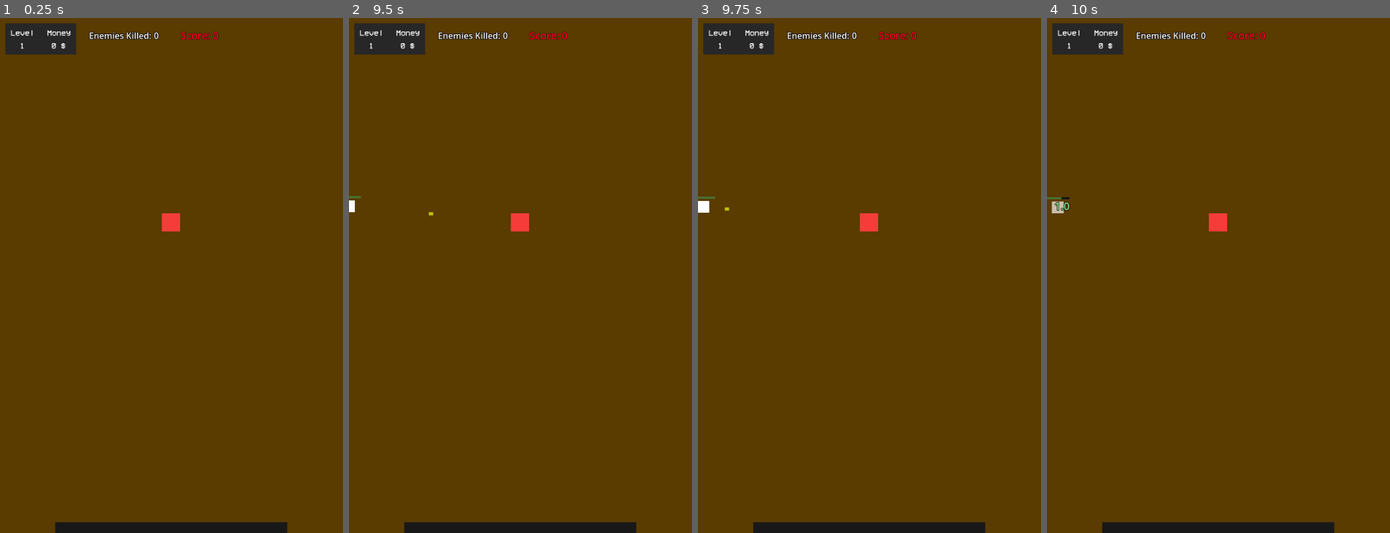
Above: before the commit, frames 1-4 (left to right).
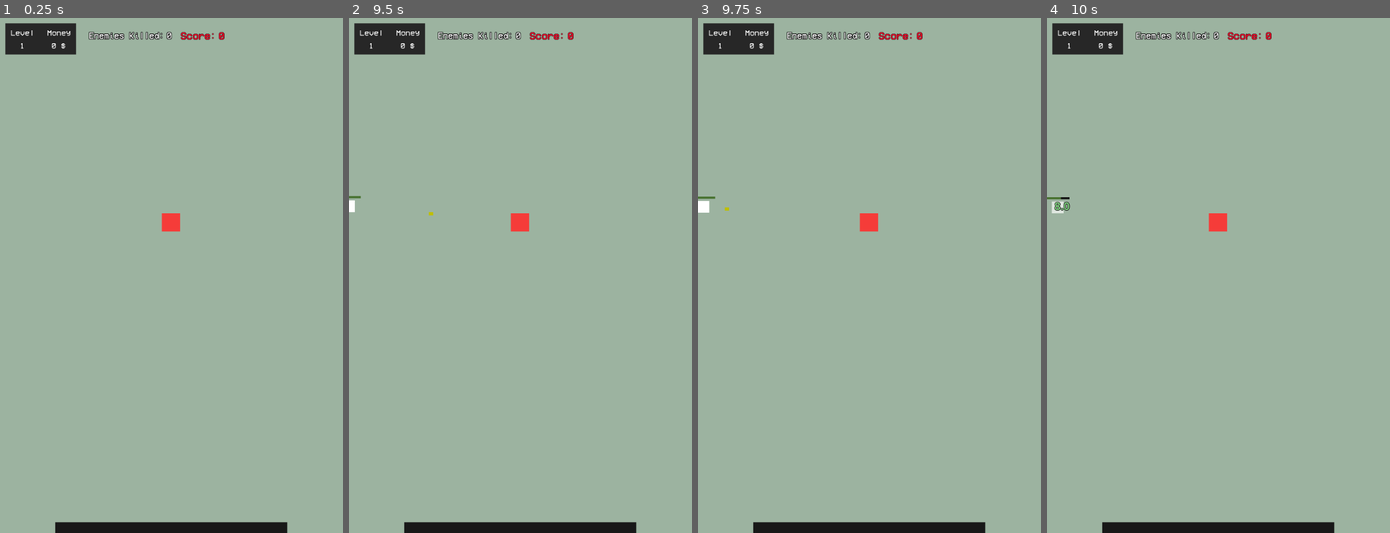
Above: after the commit, the same moments.

Repository: MauroCastro1705/mini_auto_battler
Game: Godot game, scene res://test/test-scene.tscn
Two runs of this game, one before a commit and one after it. Both use one fixed random seed, a clock stepped at 60 frames per second and the inputs below. The project has no main scene, so this scene is started directly.
Inputs (mouse positions are in pixels of both pictures, inside the frame that each line leads up to):
- Up to frame 1 (0.25 s): no input
- Up to frame 2 (9.5 s): tap Enter at 0.5, 2, 3.5 s; move the mouse to (595, 249) at 0.52 s; hold Up (ui_up) 0.53-1.25 s; tap O at 0.6, 3.6, 6.6 s; click (595, 249) at 0.67 s; tap Space (ui_select) at 0.77, 1.25, 2.75, 3.77, 4.25, 6.77 s; drag from (451, 301) to (520, 224) at 1.27 s; move the mouse to (554, 162) at 2.02 s; hold Up (ui_up) 2.03-2.75 s; tap Shift at 2.1, 5.1, 8.1 s; click (554, 162) at 2.17 s; drag from (503, 378) to (417, 198) at 2.77 s; move the mouse to (623, 352) at 3.52 s; hold Down (ui_down) 3.53-4.25 s; click (623, 352) at 3.67 s; drag from (417, 198) to (520, 224) at 4.27 s; move the mouse to (537, 275) at 5.02 s; hold Down (ui_down) 5.03-5.75 s; click (537, 275) at 5.17 s; drag from (469, 146) to (451, 301) at 5.77 s; move the mouse to (595, 249) at 6.52 s; hold Up (ui_up) 6.53-7.25 s; click (595, 249) at 6.67 s; drag from (451, 301) to (520, 224) at 7.27 s; move the mouse to (554, 162) at 8.02 s; hold Down (ui_down) 8.03-8.75 s; click (554, 162) at 8.17 s; drag from (503, 378) to (417, 198) at 8.77 s
- Up to frame 3 (9.75 s): move the mouse to (972, 352) at 9.52 s; hold Up (ui_up) from 9.53 s (still down); tap O at 9.6 s; click (972, 352) at 9.67 s
- Up to frame 4 (10 s): keep holding Up (ui_up); tap Space (ui_select) at 9.77 s

The runs differ from the first frame. In frame 1, 97% of the frame differs, in the area x 0-100%, y 0-100%; in frame 2, 97%; in frame 3, 97%; in frame 4, 97%.

Commit message:
Adjust enemy and bullet stats, update UI theme
Increased bullet damage and enemy max HP in Global.gd for gameplay balance. Updated text.tres to add label outline and size. Applied new theme to mobsKilled UI labels and changed test scene ColorRect color and mouse filter for improved visuals.

Diff:
--- a/autoloads/Global.gd
+++ b/autoloads/Global.gd
@@ -15,14 +15,14 @@
 var mobs_killed:int = 0
 
 #BULLET
-var bullet_dmg:int = 1
+var bullet_dmg:int = 8
 var bullet_speed: float = 400
 
 
 
 #enemigos
 var enemigo_speed:float = 40.0
-var enemigo_max_hp:float = 3.0
+var enemigo_max_hp:float = 22.0
 var enemigo_level:int = 1
 var enemigo_score:int = 10
 var enemigo_money:int = 5
@@ -34,6 +34,6 @@
 func upgrade_mob():
 	enemigo_level = enemigo_level + 1
 	enemigo_speed += 5.0
-	enemigo_max_hp = 6.0
+	enemigo_max_hp = 29.0
 	enemigo_money += 3
 	enemigo_score += 4
--- a/resources/text.tres
+++ b/resources/text.tres
@@ -3,5 +3,7 @@
 [ext_resource type="FontFile" uid="uid://crhm4u6p8tbx1" path="res://assets/fonts/VCR_OSD_MONO_1.001.ttf" id="1_1rcxi"]
 
 [resource]
+Label/colors/font_outline_color = Color(0, 0, 0, 1)
+Label/constants/outline_size = 2
 Label/font_sizes/font_size = 15
 Label/fonts/font = ExtResource("1_1rcxi")
--- a/test/test-scene.tscn
+++ b/test/test-scene.tscn
@@ -13,7 +13,8 @@
 [node name="ColorRect" type="ColorRect" parent="."]
 offset_right = 656.0
 offset_bottom = 984.0
-color = Color(0.351691, 0.231231, 4.81308e-08, 1)
+mouse_filter = 2
+color = Color(0.611765, 0.701961, 0.627451, 1)
 
 [node name="Player" parent="." instance=ExtResource("1_5d1lj")]
 position = Vector2(319, 381)
--- a/ui/mobs_killed/mobsKilled.tscn
+++ b/ui/mobs_killed/mobsKilled.tscn
@@ -1,6 +1,7 @@
-[gd_scene load_steps=4 format=3 uid="uid://j74g4us3ueir"]
+[gd_scene load_steps=5 format=3 uid="uid://j74g4us3ueir"]
 
 [ext_resource type="Script" uid="uid://co1un7r8owo0p" path="res://ui/mobs_killed/mobs_killed.gd" id="1_pdrxs"]
+[ext_resource type="Theme" uid="uid://qcd6164qa1bv" path="res://resources/text.tres" id="2_mvf4e"]
 [ext_resource type="LabelSettings" uid="uid://b6hlj2skjt0gj" path="res://resources/damage_numbers.tres" id="2_n1edi"]
 
 [sub_resource type="LabelSettings" id="LabelSettings_n1edi"]
@@ -24,14 +25,17 @@
 offset_top = 10.0
 offset_right = 281.0
 offset_bottom = 50.0
+theme = ExtResource("2_mvf4e")
 
 [node name="Label" type="Label" parent="HBoxContainer"]
 layout_mode = 2
+theme = ExtResource("2_mvf4e")
 text = "Enemies Killed:"
 label_settings = ExtResource("2_n1edi")
 
 [node name="mobsKilled" type="Label" parent="HBoxContainer"]
 layout_mode = 2
+theme = ExtResource("2_mvf4e")
 text = "12"
 label_settings = ExtResource("2_n1edi")
 
@@ -41,13 +45,16 @@
 offset_top = 10.0
 offset_right = 452.0
 offset_bottom = 50.0
+theme = ExtResource("2_mvf4e")
 
 [node name="Label2" type="Label" parent="HBoxContainer2"]
 layout_mode = 2
+theme = ExtResource("2_mvf4e")
 text = "Score:"
 label_settings = SubResource("LabelSettings_n1edi")
 
 [node name="scoreLabel" type="Label" parent="HBoxContainer2"]
 layout_mode = 2
+theme = ExtResource("2_mvf4e")
 text = "asdasd"
 label_settings = SubResource("LabelSettings_n1edi")
